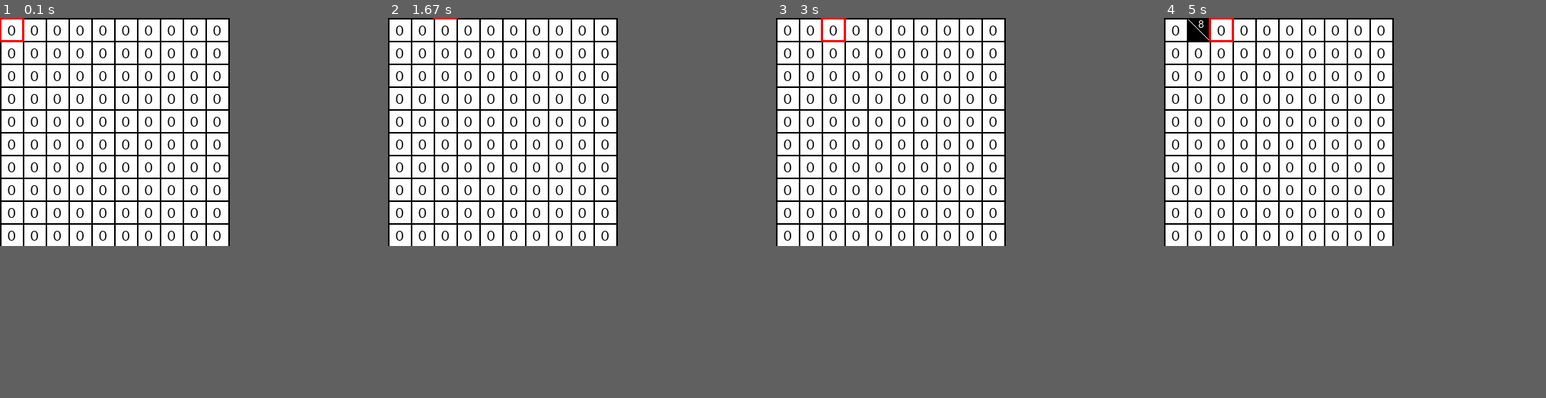
Above: before the commit, frames 1-4 (left to right).
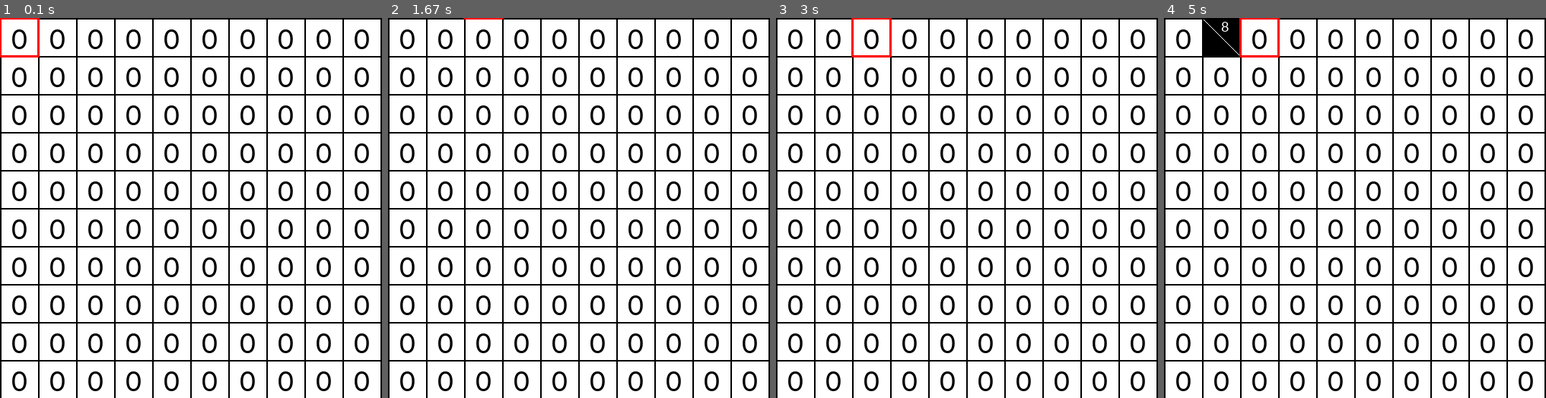
Above: after the commit, the same moments.

Repository: prabhat-suresh/Games_using_PyGame
Game: pygame game, started from kakuro_solver/kakuro_solver.py
The game is run twice, just before and just after one commit, with the same random seed, the same clock (stepped at 60 frames per second) and the same inputs.
Inputs:
- Up to frame 1 (0.1 s): type "10 (at the terminal prompt)" at 0 s; type "10 (at the terminal prompt)" at 0 s
- Up to frame 2 (1.67 s): hold W 0.33-0.8 s; hold Right 0.33-0.8 s; hold Right 0.83-1.3 s; hold Up 1.33-1.63 s
- Up to frame 3 (3 s): hold Right 1.67-2.13 s; tap B at 1.82 s; hold Left 2.17-2.7 s; hold Down from 2.73 s (still down)
- Up to frame 4 (5 s): release Down at 3.03 s; hold Left 3.07-3.47 s; tap B at 3.22, 4.38 s; tap 8 at 3.5 s; hold Up 3.83-4.2 s; tap 9 at 3.98 s; hold Right 4.23-4.87 s; hold Down from 4.9 s (still down)
The window is 302x300 before the commit and 502x500 after it. Grey fills any space a smaller window leaves; there, only what the larger window draws over its background counts as a difference.

The runs differ from the first frame. In frame 1, 22% of the frame differs, in the area x 0-100%, y 0-100%; in frame 2, 22%; in frame 3, 22%; in frame 4, 22%.

Commit message:
kakuro UI update

Diff:
--- a/kakuro_solver/kakuro_solver.py
+++ b/kakuro_solver/kakuro_solver.py
@@ -3,6 +3,10 @@
 pygame.init()
 num_rows=int(input("Enter no. of rows"))
 num_cols=int(input("Enter no. of columns"))
+
+
+print("Press 'b','w' and 's' for blackening and whitening the cell and solving")
+print("Press values 1-9 and Enter to toggle between horizontal and vertical sums")
 
 class cell:
     def __init__(self):
@@ -18,20 +22,21 @@
         temp.append(cell())
     kakuro.append(temp)
 
-gap=30
+gap=50
 SCREEN_WIDTH=gap*num_cols
 SCREEN_HEIGHT=gap*num_rows
 
 white=pygame.Color(255,255,255)
 black=pygame.Color(0,0,0)
 red=pygame.Color(255,0,0)
+blue=pygame.Color(0,0,255)
 
 screen=pygame.display.set_mode((SCREEN_WIDTH+2,SCREEN_HEIGHT))
 
 pygame.display.set_caption('Kakuro Solver')
 
-font1 = pygame.font.SysFont("calibri", 15)
-font2 = pygame.font.SysFont("calibri", 20)
+font1 = pygame.font.SysFont("calibri", 20)
+font2 = pygame.font.SysFont("calibri", 40)
 
 curr_mouse_x=0
 curr_mouse_y=0
@@ -130,14 +135,14 @@
 
                 if kakuro[i+1][j+1].vertical_sum>0 and kakuro[i+1][j+1].vertical_sum<100:
                     text1=font1.render(str(kakuro[i+1][j+1].vertical_sum),True,white)
-                    screen.blit(text1,(j*gap+5,i*gap+10))
+                    screen.blit(text1,(j*gap+5,i*gap+25))
 
                 if kakuro[i+1][j+1].horizontal_sum>0 and kakuro[i+1][j+1].horizontal_sum<100:
                     text2=font1.render(str(kakuro[i+1][j+1].horizontal_sum),True,white)
-                    screen.blit(text2,(j*gap+15,i*gap))
+                    screen.blit(text2,(j*gap+25,i*gap))
             else:
                 text1=font2.render(str(kakuro[i+1][j+1].val),True,black)
-                screen.blit(text1,(j*gap+10,i*gap+5))
+                screen.blit(text1,(j*gap+15,i*gap+5))
 
     for i in range(num_rows+1):
         pygame.draw.line(screen,black,(0,i*gap),(SCREEN_WIDTH,i*gap),width=2)
@@ -148,11 +153,6 @@
     pygame.draw.line(screen,red,(curr_mouse_y*gap,curr_mouse_x*gap),(curr_mouse_y*gap,curr_mouse_x*gap+gap),width=3)
     pygame.draw.line(screen,red,(curr_mouse_y*gap+gap,curr_mouse_x*gap),(curr_mouse_y*gap+gap,curr_mouse_x*gap+gap),width=3)
     pygame.draw.line(screen,red,(curr_mouse_y*gap,curr_mouse_x*gap+gap),(curr_mouse_y*gap+gap,curr_mouse_x*gap+gap),width=3)
-
-    # text2=font2.render("Press 's' for the solution and 'r' for reset" ,True,green)
-    # text3=font2.render("Press values 1-9 and backspace for removing a value",True,green)
-    # screen.blit(text2,(20,610))
-    # screen.blit(text3,(20,650))
 
 while True:
     screen.fill(white)
@@ -226,11 +226,6 @@
                     kakuro[curr_mouse_x+1][curr_mouse_y+1].horizontal_sum=9+10*kakuro[curr_mouse_x+1][curr_mouse_y+1].horizontal_sum
             if event.key==pygame.K_b:
                 kakuro[curr_mouse_x+1][curr_mouse_y+1].val=-1
-                for i in range(num_rows+1):
-                    for j in range(num_cols+1):
-                        print(kakuro[i][j].vertical_sum,' ',kakuro[i][j].horizontal_sum,end=' ')
-                    print()
-                print()
             if event.key==pygame.K_w:
                 kakuro[curr_mouse_x+1][curr_mouse_y+1].val=0
                 kakuro[curr_mouse_x+1][curr_mouse_y+1].vertical_sum=0
